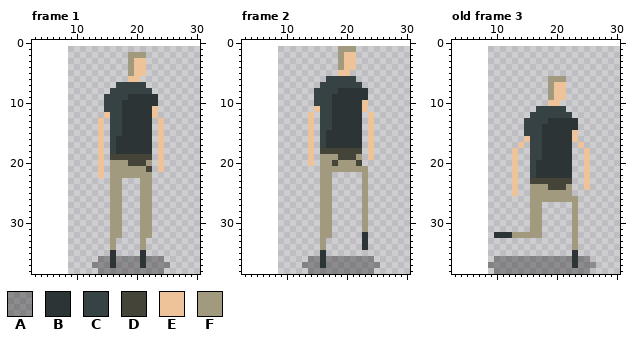
Pixel-art file -- core/assets/sprites/npc/player.aseprite. Above, as it was before the edit.
22x38 pixels, 8 frames. Shown: frame 1: x 3..30, y 0..38; frame 2: x 3..30, y 0..38; old frame 3: x 3..30, y 0..38. The old version is drawn lined up with the new one, on the new canvas. The commit also changed other frames, which this record leaves out.
Palette (. is transparent): A #00000051  B #2c3436  C #374245  D #454439  E #eec39a  F #a19a7f
Pixels before, frame 1, first column x 13:
 2 ......FFF....
 3 ......FEE....
 4 ......FEE....
 5 ......FEE....
 6 ......EE.....
 7 ....CCCCC....
 8 ...CCCCCCC...
 9 ..CCCCBBBBB..
10 ..CCCBBBBBB..
11 ..CCCBBBBBE..
12 ..ECCBBBBBE..
13 .E.CCBBBBB.E.
14 .E.CCBBBBB.E.
15 .E.CCBBBBB.E.
16 .E.CBBBBBB.E.
17 .E.CBBBBBB.E.
18 .E.CBBBBBB.E.
19 .E.DDDDDDD.E.
20 .E.FFFDDDF.E.
21 .E.FFFFFFD.E.
22 .E.FFFFFFF...
23 ...FF...FF...
24 ...FF...FF...
25 ...FF...FF...
26 ...FF...FF...
27 ...FF...FF...
28 ...FF...FF...
29 ...FF...FF...
30 ...FF...FF...
31 ...FF...FF...
32 ...FF...FF...
33 ...F....F....
34 ...F....F....
35 ...B....B....
36 .AABAAAABAAA.
37 AAABAAAABAAAA
38 .AAAAAAAAAAA.
Pixels before, frame 2, first column x 13:
 1 ......FFF....
 2 ......FEE....
 3 ......FEE....
 4 ......FEE....
 5 ......EE.....
 6 ....CCCCC....
 7 ...CCCCCCC...
 8 ..CCCCBBBBB..
 9 ..CCCBBBBBB..
10 ..CCCBBBBBE..
11 ..ECCBBBBBE..
12 .E.CCBBBBB.E.
13 .E.CCBBBBB.E.
14 .E.CCBBBBB.E.
15 .E.CBBBBBB.E.
16 .E.CBBBBBB.E.
17 .E.CBBBBBB.E.
18 .E.DDDDDDD.E.
19 .E.FFFDDDF.E.
20 .E.FFDFFFD...
21 ...FFFFFFFF..
22 ...FF.....F..
23 ...FF.....F..
24 ...FF.....F..
25 ...FF.....F..
26 ...FF.....F..
27 ...FF.....F..
28 ...FF.....F..
29 ...FF.....F..
30 ...FF.....F..
31 ...FF.....F..
32 ...FF.....B..
33 ...F......B..
34 ...F......B..
35 ...B.........
36 .AABAAAAAAAA.
37 AAABAAAAAAAAA
38 .AAAAAAAAAAA.
Pixels before, old frame 3, first column x 9:
 6 ..........FFF.....
 7 ..........FEE.....
 8 ..........FEE.....
 9 ..........FEE.....
10 ..........EE......
11 ........CCCCC.....
12 .......CCCCCCC....
13 ......CCCCBBBBB...
14 ......CCCBBBBBB...
15 ......CCCBBBBBE...
16 ......ECCBBBBBE...
17 .....E.CCBBBBB.E..
18 ....E..CCBBBBB..E.
19 ....E..CCBBBBB..E.
20 ....E..CBBBBBB..E.
21 ....E..CBBBBBB..E.
22 ....E..CBBBBBB..E.
23 ....E..DDDDDDD..E.
24 ....E..FFFDDDF..E.
25 ....E..FFFFFFF....
26 .......FFFFFFFF...
27 .......FF.....F...
28 .......FF.....F...
29 .......FF.....F...
30 .......FF.....F...
31 .......FF.....F...
32 .BBBFFFFF.....F...
33 ..............F...
34 ..............F...
35 ..............B...
36 .AAAAAAAAAAAAABAA.
37 AAAAAAAAAAAAAABAAA
38 .AAAAAAAAAAAAAAAA.
And afterwards:
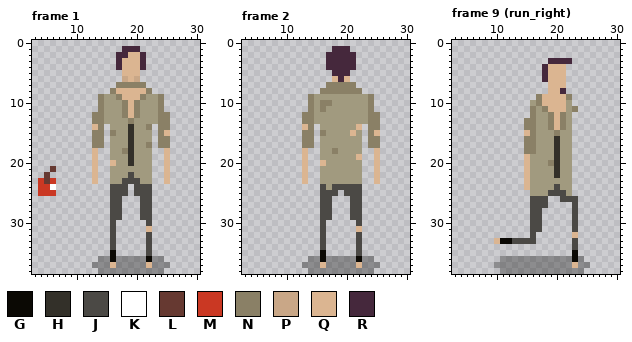
Colours new in this view: G #0b0904  H #333029  J #4b4945  K #ffffff  L #663931  M #ca3823  N #8a8066  P #c9a787  Q #dbb591  R #45283c
A new or re-ordered frame is compared with the old frame closest to it.
Difference:
canvas 22x38 -> 39x39, the old top-left corner now at 9,1
frames 8 -> 17
Changed rows in their new state; - is an unchanged pixel.
Frame 1:
first column x 4:
 1 --------------RRR-----
 2 -------------RRQQR----
 3 -------------RQQQR----
 4 -------------RQQQR----
 5 --------------QQQ.----
 6 --------------PQP-----
 7 -------------NNNNN----
 8 ------------NQQQQQN---
 9 ----------NFFNQQQNFFN-
10 ----------NFFFNQNFFFN-
11 ----------NFFFNQNFFFN-
12 ---------NNFFFNQNFFFNN
13 ---------NNFFFFNFFFFNN
14 ---------QN-FFFHFFN-NN
15 ---------NN-NFFHFFF-NQ
16 ---------NN-FFFHFFF-NN
17 ---------NN-FFFHFFN-NN
18 ---------Q.-FFNHFFF-.Q
19 ---------Q.-FFFHFFF-.Q
20 ---------Q.-Q--HFF--.Q
21 --L------Q.-------F-.Q
22 -L-------Q.----J-----Q
23 MLM------Q----JJJ----Q
24 MMK---------JJJ-JJJ---
25 MMM---------JJJ-JJJ---
26 ------------JJ---JJ---
27 ------------JJ---JJ---
28 ------------JJ---JJ---
29 ------------JJ---JJ---
30 ------------J.---.J---
31 ------------J.---.Q---
32 ------------J.---.J---
33 ------------J----.J---
34 ------------J----.J---
35 ------------G----.J---
36 ------------G----AG---
37 ------------Q----AQ---
Frame 2:
first column x 13:
 1 -----RRR.----
 2 ----RRRRR----
 3 ----RRRRR----
 4 ----RRRRR----
 5 -----RRR-----
 6 ----.QRQ.----
 7 ---.NNNNN.---
 8 --.NNNNNNN.--
 9 -NFFFFFFFFFN-
10 -NFNNFFFFFFN-
11 -NFNFFFFFFFN-
12 NNFFFFFFFFFNN
13 NNFFFFFFFFFNN
14 QN-FFFFFFQ-NN
15 NN-NFFFFQF-NQ
16 NN-FFFFFFF-NN
17 NN-FFFFFFF-NN
18 Q.-FFNFFFF-.Q
19 Q.----FFFQ-.Q
20 Q.-Q-F---F--Q
21 Q---------.-Q
22 Q----FFFFF.-Q
23 Q----FFFFF.-Q
24 ---J-JJJJJ.--
25 ---JJJ-JJJ.--
26 ---JJ---JJ.--
27 ---JJ---JJ.--
28 ---JJ---JJ.--
29 ---JJ---JJ.--
30 ---J.----J.--
31 ---J.----Q.--
32 ---J.----J.--
33 ---J-----J.--
34 ---J-----J.--
35 ---G-----J---
36 ---G-----G---
37 ---Q-----Q---
Frame 9 (run_right) is new; against old frame 3:
first column x 9:
 3 ----------RRRR----
 4 ---------RQQQ-----
 5 ---------RQQQ-----
 6 ---------RQQQ-----
 7 ----------QQQ-----
 8 ----------QQR-----
 9 --------NQQQQN----
10 -------FNQQQQF----
11 -------NFNQQQFN---
12 -------NFFNQNF----
13 ------NNFFNQNF.---
14 ------NNFFNQNF.---
15 ------QNFFFNFF.---
16 ------NNFFFHFF.---
17 -----.NNFFFHFF-.--
18 ----.-NNFFFHFF--.-
19 ----.-QFFFFHFF--.-
20 ----.-QFFFNHFF--.-
21 ----.-QFFFFHFF--.-
22 ----.-QFFFFHFF--.-
23 ----.-QFFFFFFF--.-
24 ----.-Q---FJF---.-
25 ----.-----JJJ-----
26 -------JJJ..JJJ---
27 -------JJJ----J---
28 -------JJ-----J---
29 -------JJ-----J---
30 -------JJ-----J---
31 -------JJ-----J---
32 -......J.-----Q---
33 -QGGJJJJ------J---
34 --------------J---
35 --------------G---
36 -.------------G-.-
37 .-------------Q--.
38 -.--------------.-
Changed places in both pictures, as pixel boxes (x1, y1, x2, y2):
changed: (92, 46, 170, 268)
added: (38, 166, 56, 196)
changed: (302, 46, 380, 268)
changed: (488, 58, 596, 274)
